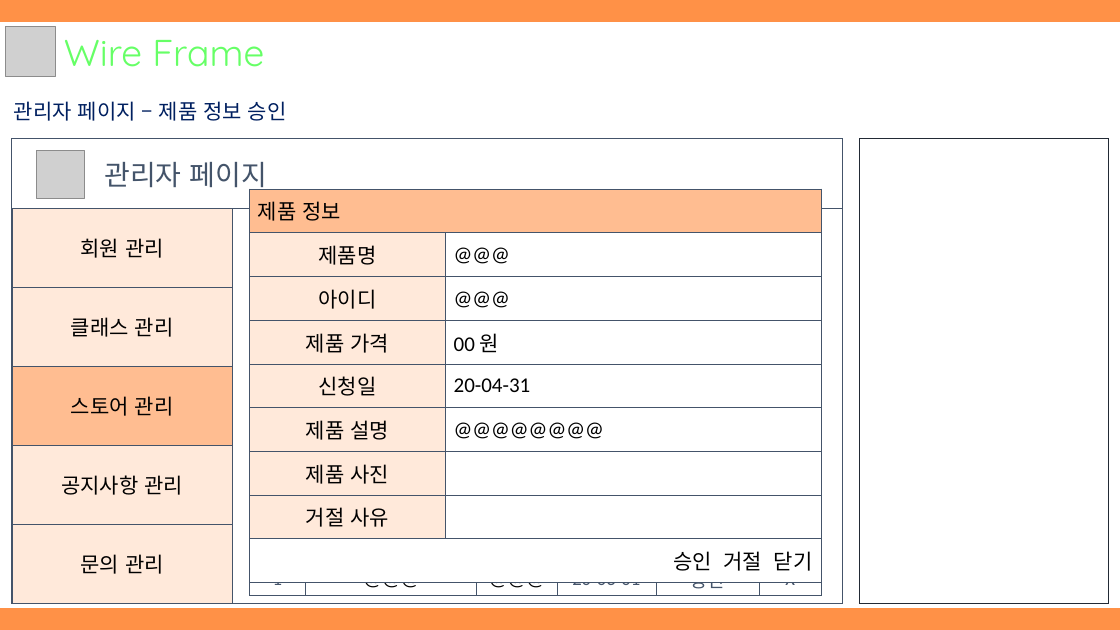
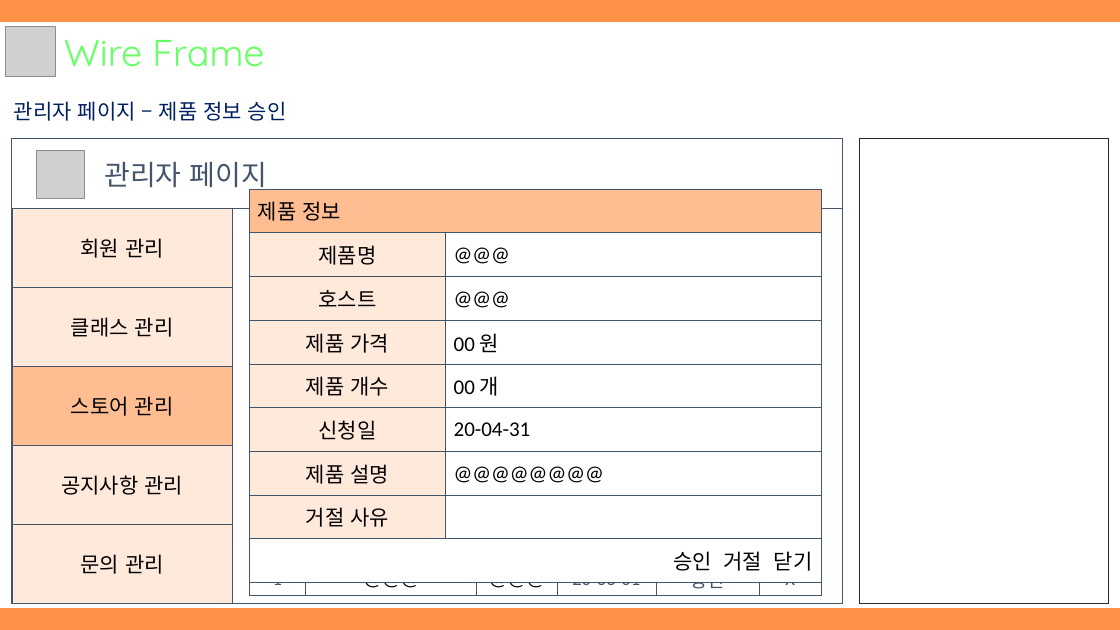
Before and after one commit to hhsw07/ezen-academy-projects, a slide deck: slide 22 of WebContent/발표자료/1차/3조 원데이클래스.pptx. Drawn at 1120x630 pixels with LibreOffice and Linux fonts; fonts in the diff are those of the drawing; grey boxes stand for pictures. Boxes give left, top, right and bottom in pixels: in the first picture for what was removed or moved away, otherwise in the second. Text is boxed around its words. In the diff, an @@ line names an element or a change of style, - is before the commit and + after.

```diff
--- a/WebContent/발표자료/1차/3조 원데이클래스.pptx
+++ b/WebContent/발표자료/1차/3조 원데이클래스.pptx
@@ table at [250,189,821,582] @@
-row 3, column 1: 아이디
+row 3, column 1: 호스트
+row 5: 제품 개수 | 00 개
-row 7: 제품 사진 | 
```
Also in this commit, not shown: 4 other slides changed.
